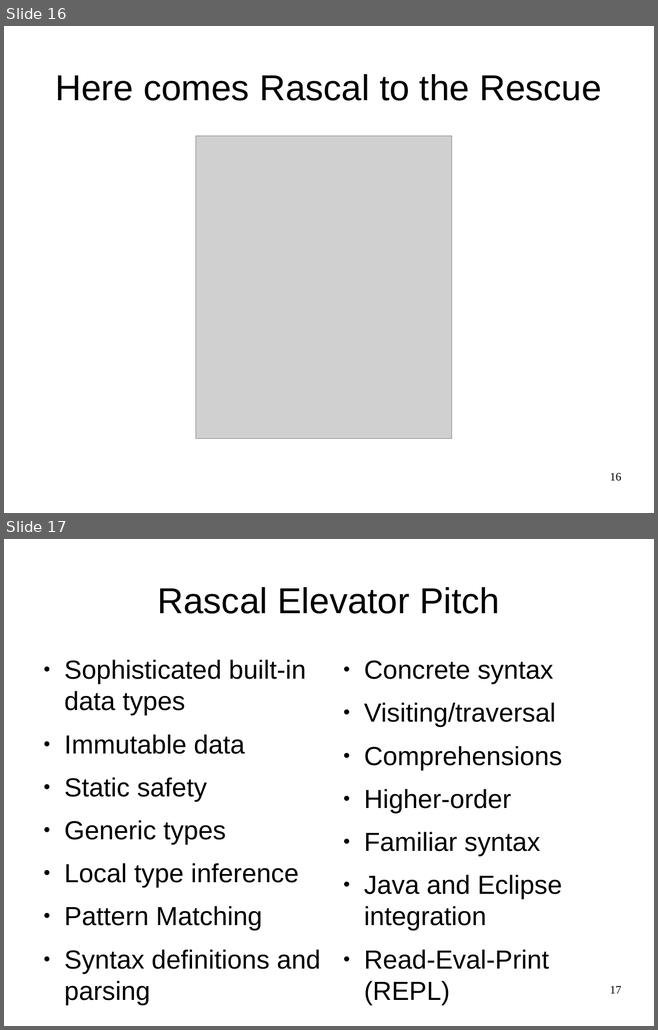
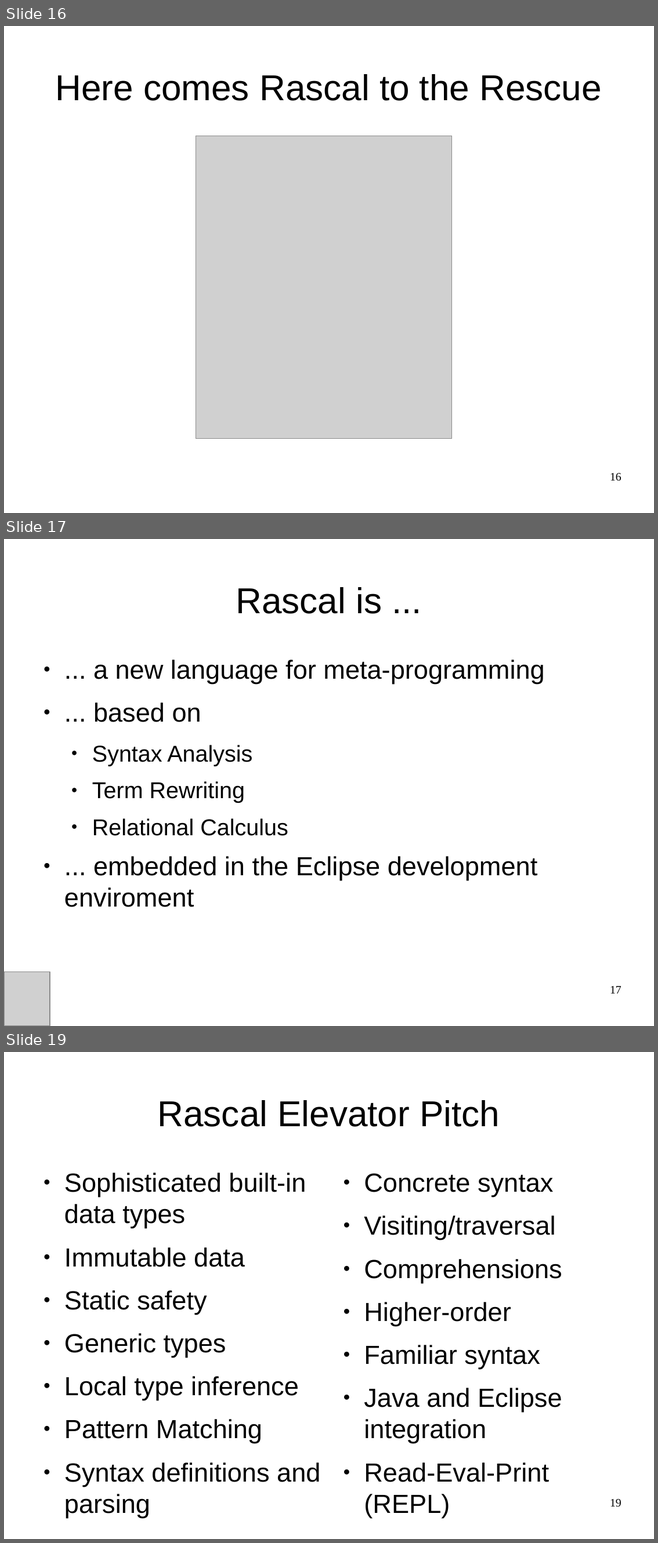
Before and after one commit to cwi-swat/meta-environment, a slide deck: meta-doc/analysis/rascal-slides/rascal-sc.odp. Shown one above the other, each under a label of ours: slides 16 and 17 before the commit, slides 16, 17 and 19 after it; the slides between them are not shown. The pictures are 658x1030 and 658x1543 pixels, drawn with LibreOffice and Linux fonts; fonts in the diff are those of the drawing; grey boxes stand for pictures; background and template pictures are left out. Boxes give left, top, right and bottom in pixels: in the first picture for what was removed or moved away, otherwise in the second. Text is boxed around its words. In the diff, an @@ line names an element or a change of style, - is before the commit and + after.

```diff
--- a/meta-doc/analysis/rascal-slides/rascal-sc.odp
+++ b/meta-doc/analysis/rascal-slides/rascal-sc.odp
@@ slide 17 added at bbox=[4, 539, 654, 1026], background #FFFFFF @@
@@ title added at bbox=[235, 587, 382, 614], 44 pt, text #000000 @@
+Rascal is ...
@@ text added at bbox=[64, 660, 544, 907], 32 pt, text #000000 @@
+● ... a new language for meta-programming
+● ... based on
+  ● Syntax Analysis
+  ● Term Rewriting
+  ● Relational Calculus
+● ... embedded in the Eclipse development enviroment
@@ picture added at bbox=[4, 972, 50, 1026] @@
@@ page number added at bbox=[610, 986, 621, 994], 14 pt, text #000000 @@
+17
@@ what was slide 17 is now slide 19 @@
@@ page number at bbox=[610, 1499, 621, 1507]: text changed @@
-17
+19
```
Also in this commit, not shown: 17 slides changed, 3 other slides added.
